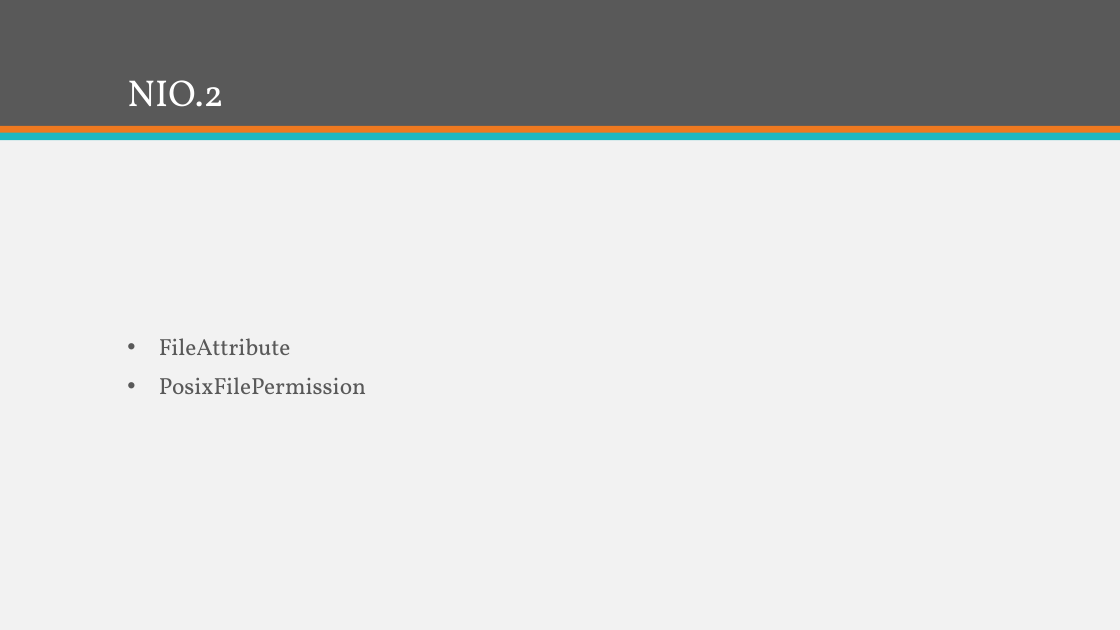
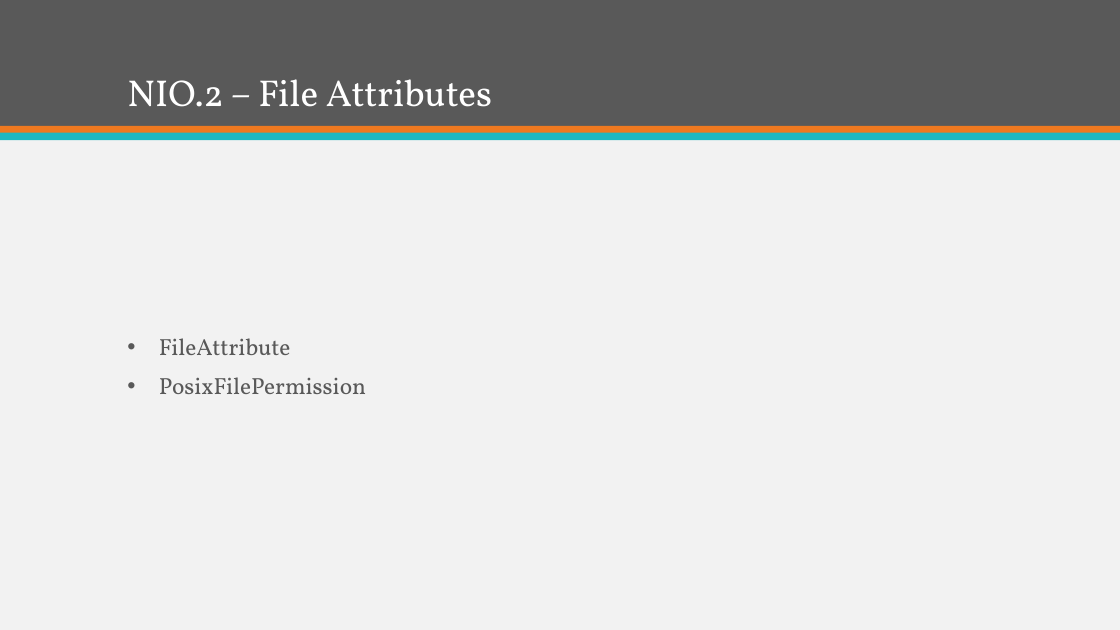
Before and after one commit to KKAries/my-repository, a slide deck: slide 12 of Brief Introduction of Java 7.pptx (slide 10 before the commit). Drawn at 1120x630 pixels with LibreOffice and Linux fonts; fonts in the diff are those of the drawing. Boxes give left, top, right and bottom in pixels: in the first picture for what was removed or moved away, otherwise in the second. Text is boxed around its words. In the diff, an @@ line names an element or a change of style, - is before the commit and + after.

```diff
--- a/Brief Introduction of Java 7.pptx
+++ b/Brief Introduction of Java 7.pptx
@@ title at <box>127,79,492,107</box>: text changed @@
-NIO.2
+NIO.2 – File Attributes
```
Also in this commit, not shown: 2 other slides changed, 11 slides added, 2 other files.
